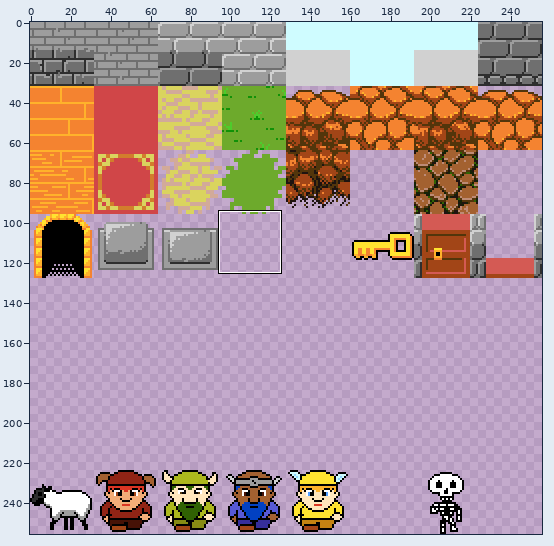
One commit to this sprite sheet: website/assets/world.png. The picture above shows the old version from afar; the outline marks the close-up.
Close-up. First the earlier version:
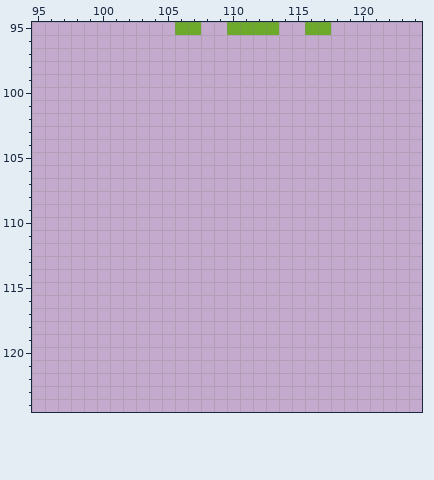
The file is 256x256 pixels. Shown: x 95..124, y 95..124.
Now the later version:
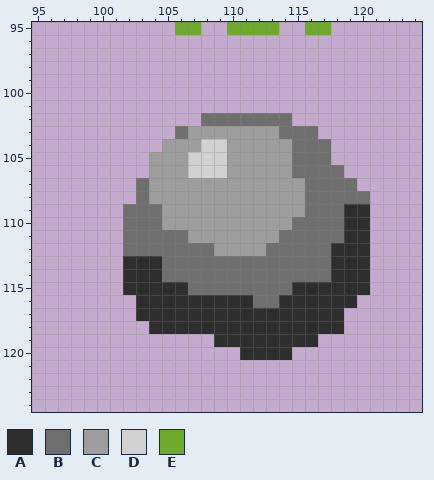
Palette (. is transparent): A #2e2e2e  B #6f6f6f  C #9d9d9d  D #d1d1d1  E #6daa2c
From old to new:
@@ x 95..124 @@
 101 ..............................
-102 ..............................
-103 ..............................
-104 ..............................
-105 ..............................
-106 ..............................
-107 ..............................
-108 ..............................
-109 ..............................
-110 ..............................
-111 ..............................
-112 ..............................
-113 ..............................
-114 ..............................
-115 ..............................
-116 ..............................
-117 ..............................
-118 ..............................
-119 ..............................
-120 ..............................
+102 .............BBBBBBB..........
+103 ...........BCCCCCCCBBB........
+104 ..........CCCDDCCCCCBBB.......
+105 .........CCCDDDCCCCCBBB.......
+106 .........CCCDDDCCCCCBBBB......
+107 ........BCCCCCCCCCCCCBBBB.....
+108 ........BCCCCCCCCCCCCBBBBB....
+109 .......BBBCCCCCCCCCCCBBBAA....
+110 .......BBBCCCCCCCCCCBBBBAA....
+111 .......BBBBBCCCCCCCBBBBBAA....
+112 .......BBBBBBBCCCCBBBBBAAA....
+113 .......AAABBBBBBBBBBBBBAAA....
+114 .......AAABBBBBBBBBBBBBAAA....
+115 .......AAAAABBBBBBBBAAAAAA....
+116 ........AAAAAAAAABBAAAAAA.....
+117 ........AAAAAAAAAAAAAAAA......
+118 .........AAAAAAAAAAAAAAA......
+119 ..............AAAAAAAA........
+120 ................AAAA..........
 121 ..............................
